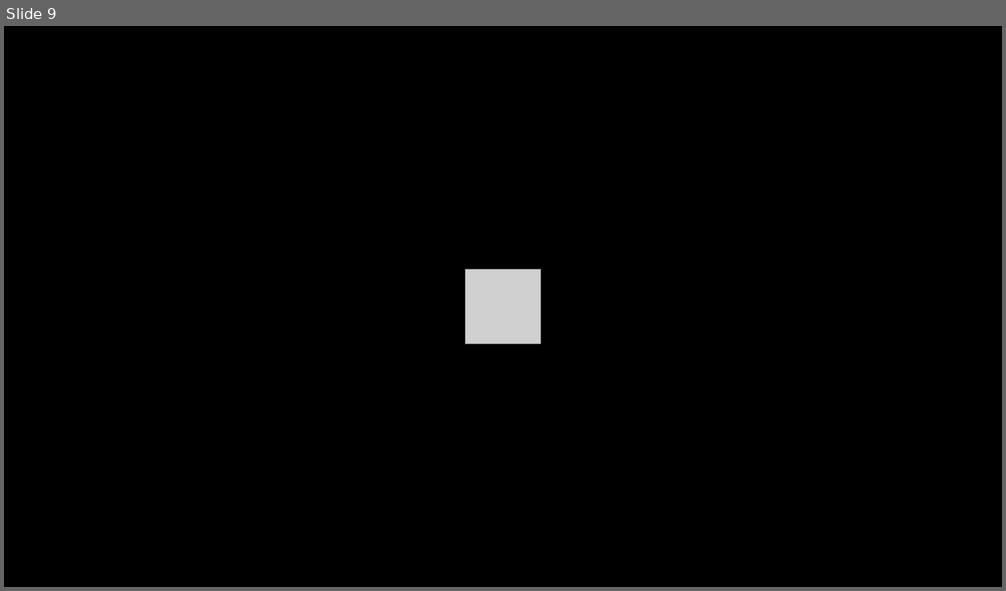
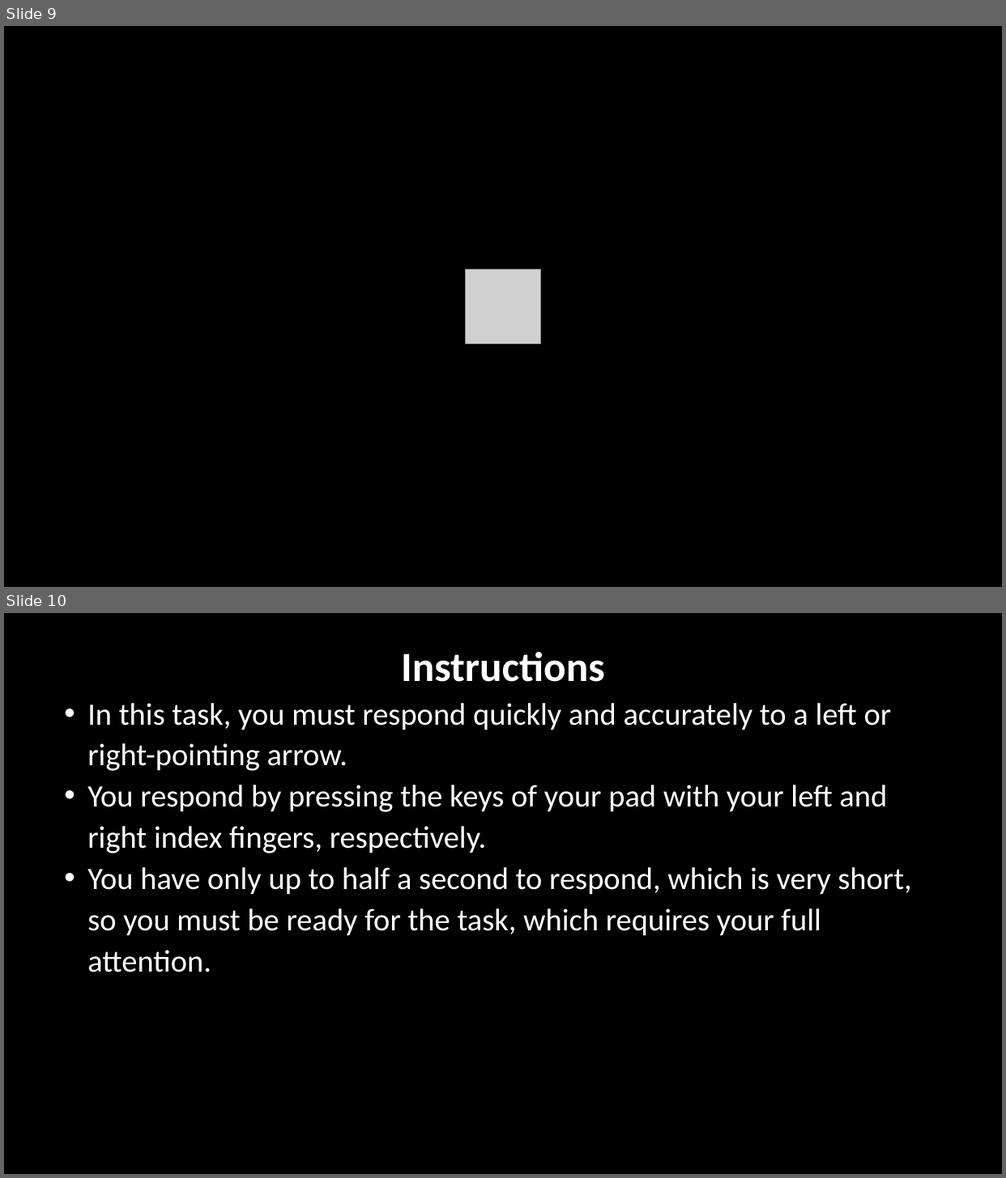
Before and after one commit to LabBench-Society/Protocols, a slide deck: docs/vstopsignal/Images.pptx. Shown one above the other, each under a label of ours: slide 9 before the commit, slides 9 and 10 after it. The pictures are 1006x591 and 1006x1178 pixels, drawn with LibreOffice and Linux fonts; fonts in the diff are those of the drawing; grey boxes stand for pictures. Boxes give left, top, right and bottom in pixels: in the first picture for what was removed or moved away, otherwise in the second. Text is boxed around its words. In the diff, an @@ line names an element or a change of style, - is before the commit and + after.

Commit message:
Added instructions for the Go task

```diff
--- a/docs/vstopsignal/Images.pptx
+++ b/docs/vstopsignal/Images.pptx
@@ slide 10 added at <box>4,613,1002,1174</box>, background #000000 @@
@@ text added at <box>87,652,911,973</box>, 30 pt, text #FFFFFF @@
+Instructions
+• In this task, you must respond quickly and accurately to a left or right-pointing arrow.
+• You respond by pressing the keys of your pad with your left and right index fingers, respectively.
+• You have only up to half a second to respond, which is very short, so you must be ready for the task, which requires your full attention.
```
Also in this commit, not shown: 4 other files.
